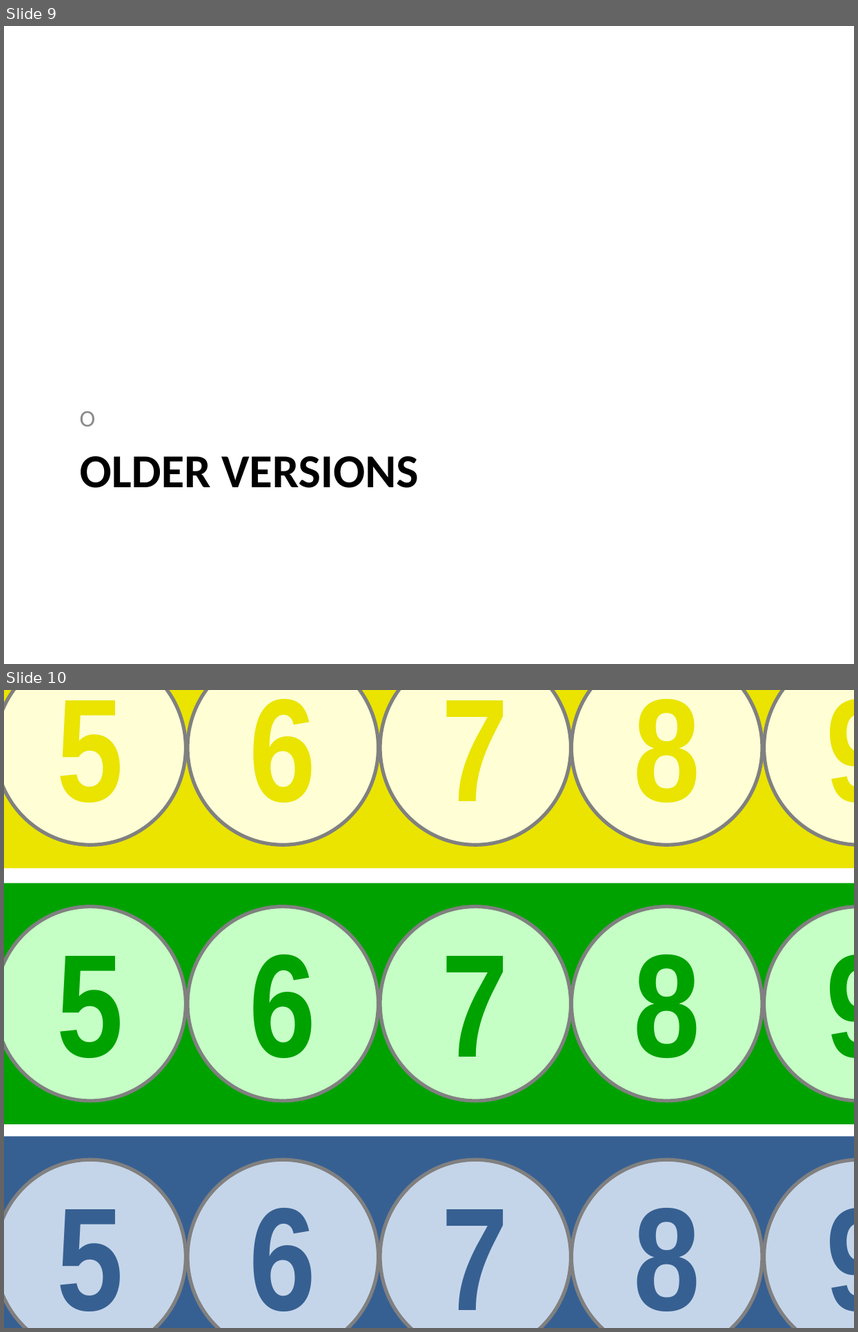
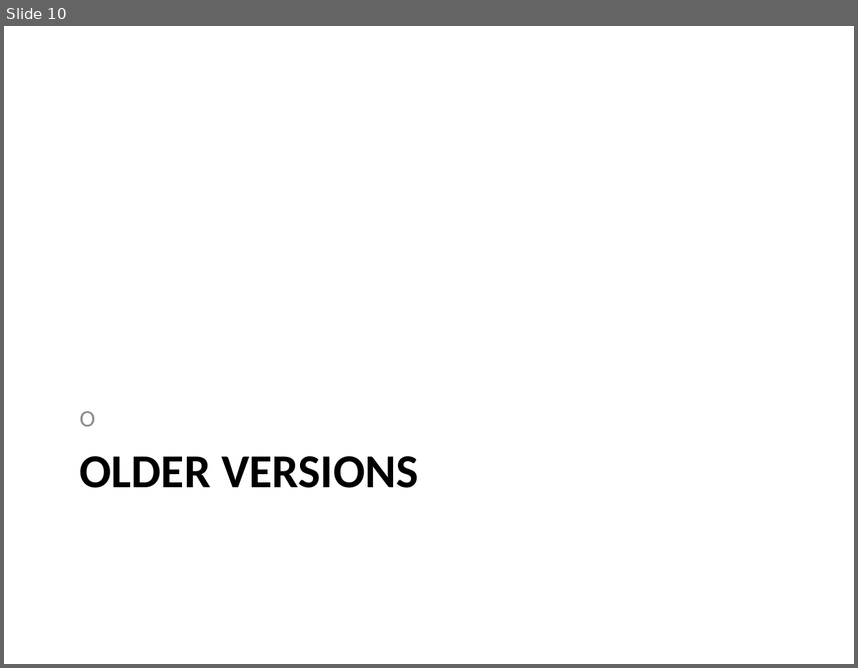
Before and after one commit to viegener/qdice, a slide deck: helper/Presentation1.pptx. Shown one above the other, each under a label of ours: slides 9 and 10 before the commit, slide 10 after it. The pictures are 858x1332 and 858x668 pixels, drawn with LibreOffice and Linux fonts; fonts in the diff are those of the drawing; background and template pictures are left out. Boxes give left, top, right and bottom in pixels: in the first picture for what was removed or moved away, otherwise in the second. Text is boxed around its words. In the diff, an @@ line names an element or a change of style, - is before the commit and + after.

```diff
--- a/helper/Presentation1.pptx
+++ b/helper/Presentation1.pptx
@@ slide 10 removed at box(4, 690, 854, 1328), background picture (left out) @@
@@ rectangle removed at box(4, 690, 854, 867) @@
@@ ellipse removed at box(4, 690, 185, 845) @@
-5
@@ rectangle removed at box(4, 690, 854, 1328) @@
@@ ellipse removed at box(188, 690, 378, 845) @@
-6
@@ ellipse removed at box(380, 690, 570, 845) @@
-7
@@ ellipse removed at box(572, 690, 762, 845) @@
-8
@@ ellipse removed at box(764, 690, 854, 845) @@
-9
@@ rectangle removed at box(4, 883, 854, 1123) @@
@@ ellipse removed at box(4, 907, 185, 1101) @@
-5
@@ ellipse removed at box(188, 907, 378, 1101) @@
-6
@@ ellipse removed at box(380, 907, 570, 1101) @@
-7
@@ ellipse removed at box(572, 907, 762, 1101) @@
-8
@@ ellipse removed at box(764, 907, 854, 1101) @@
-9
@@ rectangle removed at box(4, 1136, 854, 1328) @@
@@ ellipse removed at box(4, 1159, 185, 1328) @@
-5
@@ ellipse removed at box(188, 1159, 378, 1328) @@
-6
@@ ellipse removed at box(380, 1159, 570, 1328) @@
-7
@@ ellipse removed at box(572, 1159, 762, 1328) @@
-8
@@ ellipse removed at box(764, 1159, 854, 1328) @@
-9
@@ what was slide 9 is now slide 10 @@
```
Also in this commit, not shown: 1 slide added, 4 other slides removed, 8 other files.
